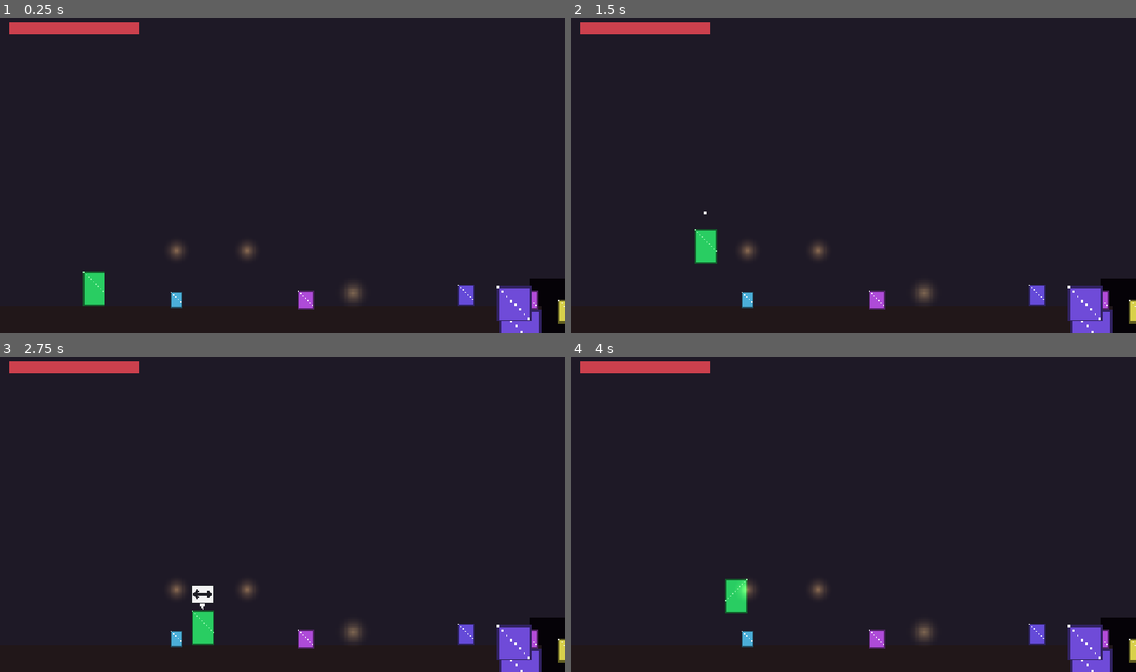
Above: before the commit, frames 1-4 (two rows, left to right).
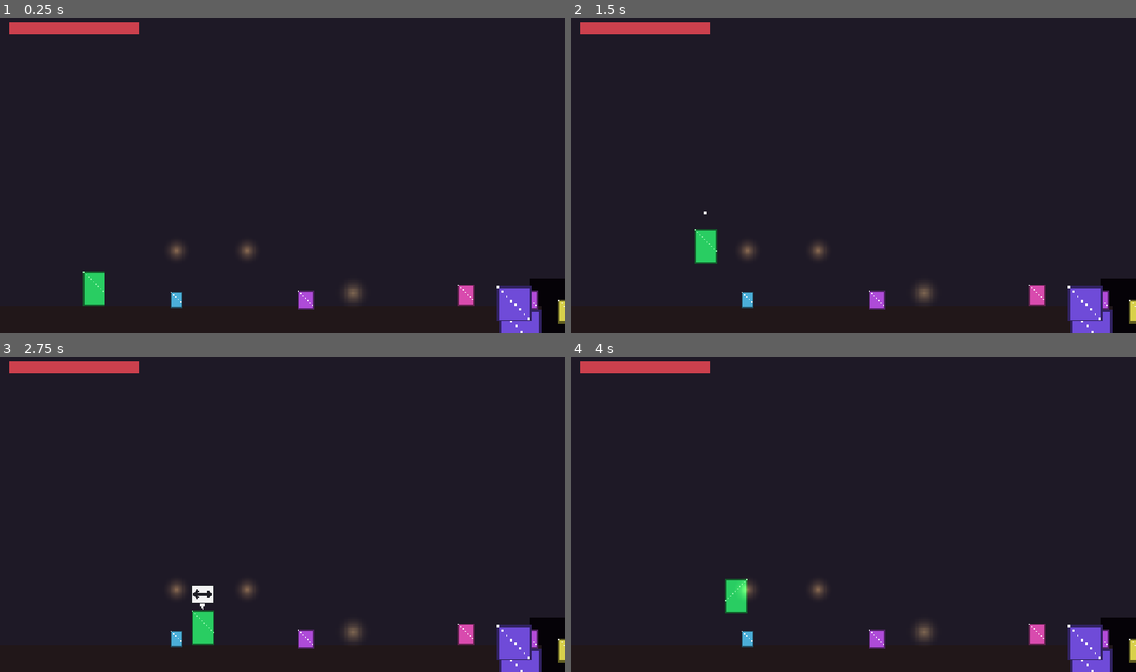
Above: after the commit, the same moments.

Repository: Eruldin/Honor-Meselesi
Game: Godot game, scene res://src/levels/ch1/Ch1.tscn
Same seed, same stepped clock (60 frames per second), same inputs: the game is played once before the commit and once after it. This scene is started directly instead of the project's main scene.
Inputs (mouse positions are in pixels of both pictures, inside the frame that each line leads up to):
- Up to frame 1 (0.25 s): no input
- Up to frame 2 (1.5 s): tap Enter (ui_accept) at 0.5 s; move the mouse to (977, 159) at 0.52 s; hold D (move_right) 0.53-1.25 s; hold J (attack) 0.53-1.25 s; click (977, 159) at 0.67 s; tap Space (jump) at 0.77 s; drag from (740, 191) to (746, 310) at 1.27 s
- Up to frame 3 (2.75 s): tap Enter (ui_accept) at 2 s; move the mouse to (339, 442) at 2.02 s; hold D (move_right) from 2.03 s (still down); tap F (focus) at 2.1 s
- Up to frame 4 (4 s): release D (move_right) at 2.75 s; drag from (825, 577) to (1079, 649) at 2.77 s; tap Enter (ui_accept) at 3.5 s; move the mouse to (1023, 561) at 3.52 s; hold A (move_left) from 3.53 s (still down); tap Q (form_prev) at 3.6 s; tap Space (jump) at 3.77 s

The runs differ from the first frame. In frame 1, 0.2% of the frame differs, in the area x 81-84%, y 84-92%; in frame 2, 0.2%; in frame 3, 0.2%; in frame 4, 0.2%.

Commit message:
glow: paylasilan GlowSprite — dinlenme noktasi guvenli liman pariltisi + arena fenerleri
Co-Authored-By: Devin AI <158243242+devin-ai-integration[bot]@users.noreply.github.com>

Diff:
--- a/src/levels/ch1/ch1.gd
+++ b/src/levels/ch1/ch1.gd
@@ -5,6 +5,7 @@
 ## Ogretici tamamen cevresel: tabela-piktogramlar, guvenli deneme alanlari.
 
 const CH2_PATH := "res://src/levels/ch2/Ch2.tscn"
+const GlowSprite := preload("res://src/levels/props/glow_sprite.gd")
 const FLOOR_Y := 250.0
 const LEVEL_W := 5600.0
 const ZONE_MUSIC := [  # x sinirlari — soldan girince gecis
@@ -221,28 +222,13 @@
 	return s
 
 
-var _glow_tex: ImageTexture
-
-func _add_glow(pos: Vector2, radius: float, col: Color) -> void:
-	## Sicak isik halesi: radyal gradyan tek-tanecik — gece fenerleri icin.
-	if _glow_tex == null:
-		var img := Image.create(24, 24, false, Image.FORMAT_RGBA8)
-		for y in 24:
-			for x in 24:
-				var d := Vector2(x - 11.5, y - 11.5).length() / 11.5
-				var a := clampf(1.0 - d, 0.0, 1.0)
-				img.set_pixel(x, y, Color(1.0, 1.0, 1.0, a * a))
-		_glow_tex = ImageTexture.create_from_image(img)
-	var s := Sprite2D.new()
-	s.texture = _glow_tex
-	s.scale = Vector2.ONE * (radius / 12.0)
+func _add_glow(pos: Vector2, radius: float, col: Color) -> Sprite2D:
+	## Sicak isik halesi — gece fenerleri icin.
+	var s := GlowSprite.new(radius, col)
 	s.position = pos
-	s.modulate = col
 	s.z_index = 3
-	var mat := CanvasItemMaterial.new()
-	mat.blend_mode = CanvasItemMaterial.BLEND_MODE_ADD
-	s.material = mat
 	add_child(s)
+	return s
 
 
 func _add_sign(pos: Vector2, icon: StringName) -> void:
@@ -826,6 +812,7 @@
 	for x in [5130.0, 5180.0]:
 		_add_deco_ground(&"prop/stone_lamp", x, FLOOR_Y, 0.5,
 			Color(0.9, 0.8, 0.75))
+		_add_glow(Vector2(x, FLOOR_Y - 13), 15.0, Color(1.0, 0.8, 0.45, 0.4))
 
 	# Mahzen Ici Dekoru
 	var decor_crypt_y := FLOOR_Y + 160.0
--- /dev/null
+++ b/src/levels/props/glow_sprite.gd
@@ -0,0 +1,23 @@
+extends Sprite2D
+## Yumusak isik halesi: tek dokulu radyal gradyan, ADD blend ile parlar.
+## Global class_name yerine preload ile kullanilir (class cache bagimsiz).
+## Dokuyu tum ornekler paylasir — ilk kullanimda bir kez uretilir.
+
+static var _tex: ImageTexture
+
+
+func _init(radius := 14.0, col := Color(1.0, 0.85, 0.5, 0.45)) -> void:
+	if _tex == null:
+		var img := Image.create(24, 24, false, Image.FORMAT_RGBA8)
+		for y in 24:
+			for x in 24:
+				var d := Vector2(x - 11.5, y - 11.5).length() / 11.5
+				var a := clampf(1.0 - d, 0.0, 1.0)
+				img.set_pixel(x, y, Color(1.0, 1.0, 1.0, a * a))
+		_tex = ImageTexture.create_from_image(img)
+	texture = _tex
+	scale = Vector2.ONE * (radius / 12.0)
+	modulate = col
+	var mat := CanvasItemMaterial.new()
+	mat.blend_mode = CanvasItemMaterial.BLEND_MODE_ADD
+	material = mat
--- a/src/levels/props/rest_point.gd
+++ b/src/levels/props/rest_point.gd
@@ -3,6 +3,8 @@
 ## Dinlenme noktasi / checkpoint (DEVIN_PLAN M4): oyuncu degince REST
 ## durumu, tam can + tam ruh, checkpoint_id set edilir ve oyun kaydedilir.
 ## Metinsiz geri bildirim: sleep piktogrami + mavi parilti.
+
+const GlowSprite := preload("res://src/levels/props/glow_sprite.gd")
 
 @export var checkpoint_id: StringName = &"cp"
 
@@ -47,6 +49,12 @@
 	sprite.position.y = -6
 	add_child(sprite)
 
+	# Guvenli liman pariltisi — dinlenme noktasi karanlikta da okunur.
+	var glow := GlowSprite.new(20.0, Color(0.45, 0.75, 1.0, 0.35))
+	glow.position.y = -8
+	glow.z_index = -1
+	add_child(glow)
+
 	area_entered.connect(_on_area_entered)
 
 
